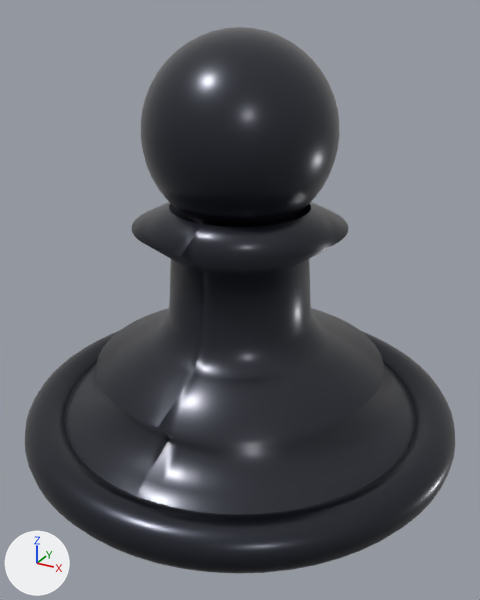
The glTF model client/public/models/bp.glb, before and after one commit.
One viewpoint serves both versions: a camera (50 mm lens) standing at (0.662, -1.204, 0.934) and looking at (0.021, -0.038, 0.351). The axes (+X, +Y, +Z) are drawn at lower left. The lights are the same throughout. The picture after the commit comes second. Where no turn or scale is listed for an object, it has been applied to the vertices.
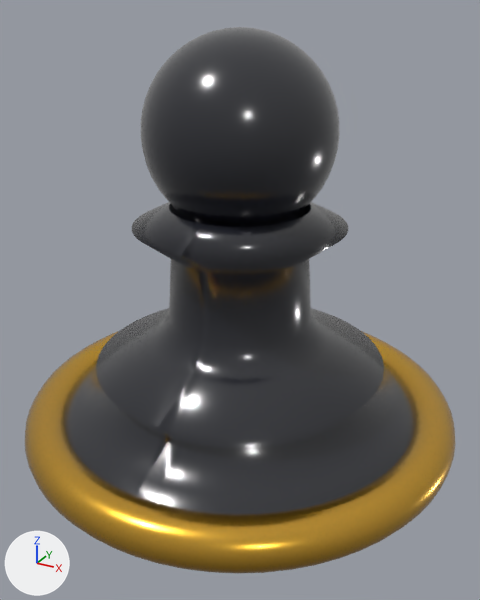
Patch to the scene script:
```diff
--- a/client/public/models/bp.glb.py
+++ b/client/public/models/bp.glb.py
@@ mat_material_0 @@
 mat_material_0 = principled_material('Material_0')
-mat_material_0.base_color = (0.0185, 0.0212, 0.0343)  # dark blue #252834
+mat_material_0.base_color = (0.799, 0.445, 0.0452)  # orange #e7b23c
 mat_material_0.metallic = 0.85
-mat_material_0.roughness = 0.32
+mat_material_0.roughness = 0.24
 mat_material_0.coat_weight = 0.6
-mat_material_0.coat_roughness = 0.25
+mat_material_0.coat_roughness = 0.0
+mat_material_0.emission_strength = 1.0
+mat_material_0.emission_color = (0.0232, 0.0116, 0.0)  # black #2a1c00
@@ mat_material_1 @@
 mat_material_1 = principled_material('Material_1')
-mat_material_1.base_color = (0.0185, 0.0212, 0.0343)  # dark blue #252834
-mat_material_1.metallic = 0.65
-mat_material_1.roughness = 0.32
-mat_material_1.coat_weight = 0.6
-mat_material_1.coat_roughness = 0.25
+mat_material_1.base_color = (0.011, 0.0123, 0.0194)  # black #1b1d26
+mat_material_1.roughness = 0.18
+mat_material_1.coat_weight = 0.85
+mat_material_1.coat_roughness = 0.18
```

What differs and where, as boxes [x1, y1, x2, y2] in the pictures (480 x 600 px):
'Mesh_1', recoloured, surface changed
    both: [64, 202, 416, 514]
'Mesh_0', recoloured, surface changed (dark blue to orange)
    both: [25, 331, 455, 573]
'Mesh_2', recoloured, surface changed
    both: [141, 27, 340, 224]
